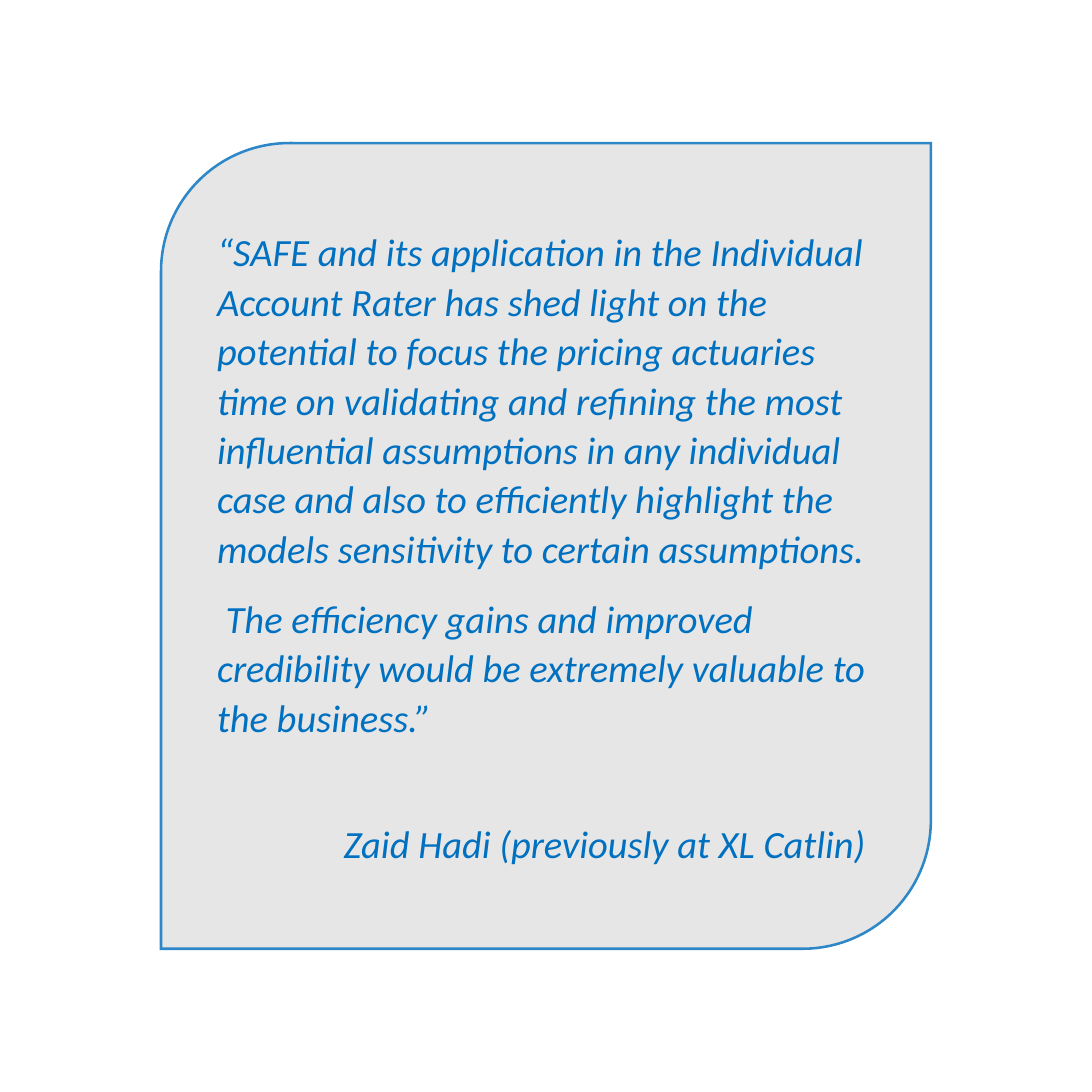
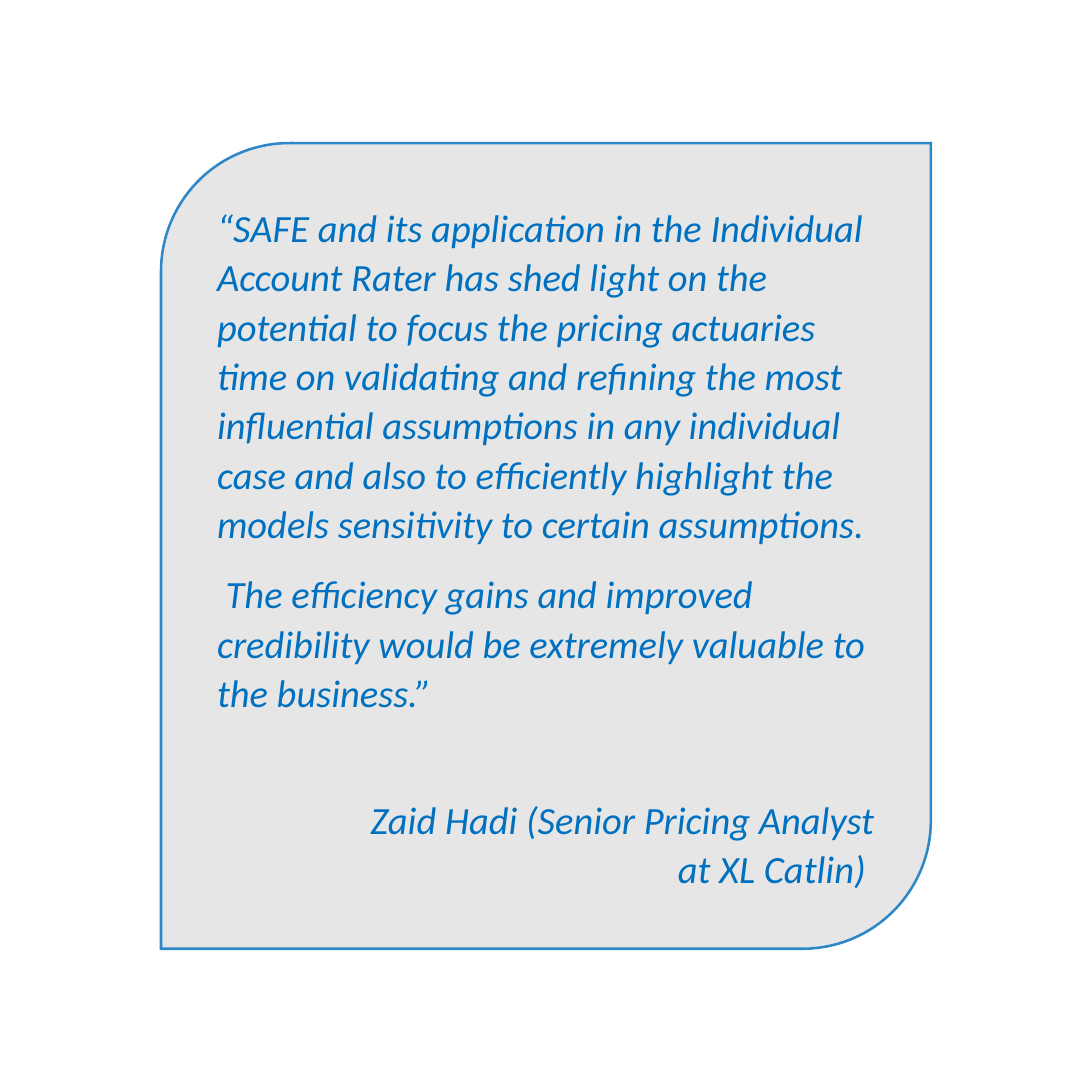
Before and after one commit to valnoacco/SAFE-insurance, a slide deck: slide 1 of Zaid_quote.pptx. Drawn at 1092x1092 pixels with LibreOffice and Linux fonts; fonts in the diff are those of the drawing. Boxes give left, top, right and bottom in pixels: in the first picture for what was removed or moved away, otherwise in the second. Text is boxed around its words. In the diff, an @@ line names an element or a change of style, - is before the commit and + after.

```diff
--- a/Zaid_quote.pptx
+++ b/Zaid_quote.pptx
@@ text in round diag rect at bbox=[370, 806, 874, 888]: text changed @@
-Zaid Hadi (previously at XL Catlin)
+Zaid Hadi (Senior Pricing Analyst at XL Catlin)
```
Also in this commit, not shown: 9 other files.
